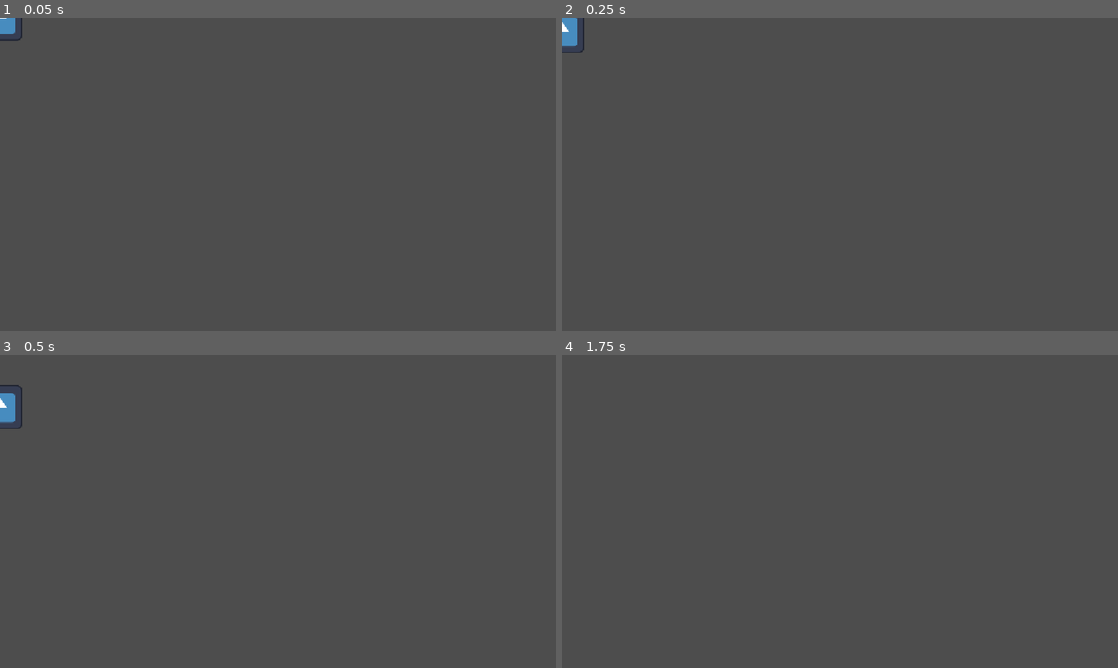
Above: before the commit, frames 1-4 (two rows, left to right).
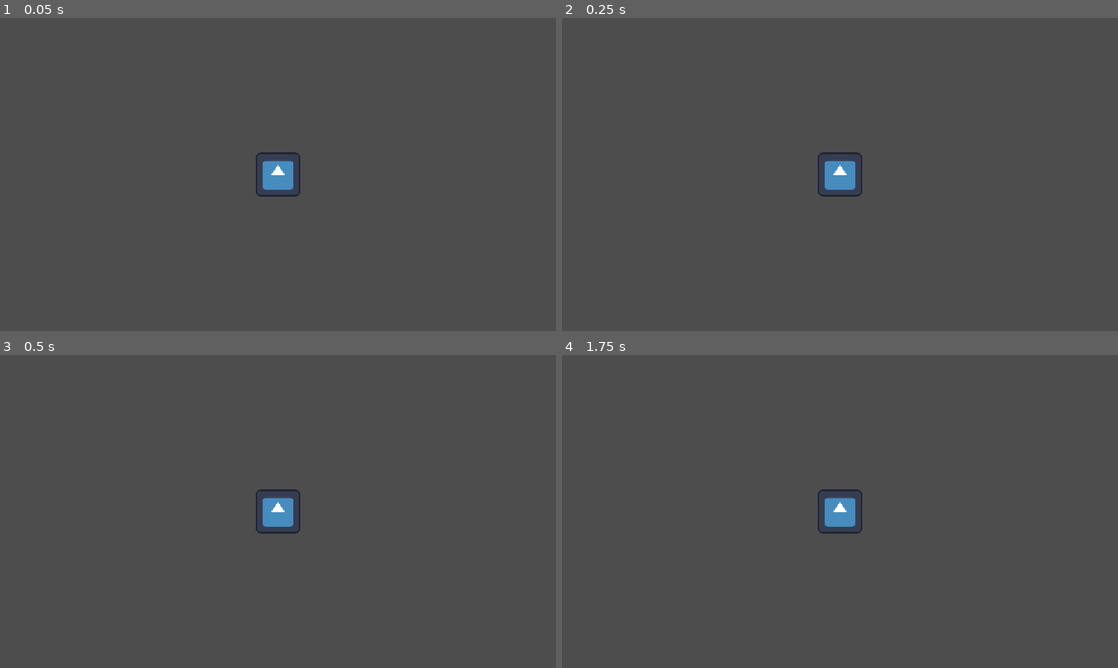
Above: after the commit, the same moments.

Repository: LyrasStuff/GamezThingugh
Game: Godot game, scene res://Assets/Scene/character_body_2d.tscn
Two runs of this game, one before a commit and one after it. Both use one fixed random seed, a clock stepped at 60 frames per second and the inputs below. The project has no main scene, so this scene is started directly. The engine's default icon, where the game draws it, is replaced by a stand-in: a white triangle on a blue panel in a dark square.
Inputs:
- Up to frame 1 (0.05 s): no input
- Up to frame 2 (0.25 s): no input
- Up to frame 3 (0.5 s): no input
- Up to frame 4 (1.75 s): hold D (move right) from 0.53 s (still down); tap Space (jump) at 0.77, 1.52 s

The runs differ from the first frame. In frame 1, 0.8% of the frame differs, in the area x 0-54%, y 0-58%; in frame 2, 0.9%; in frame 3, 1.0%, in the area x 0-54%, y 9-58%; in frame 4, 0.7%.

Commit message:
I think this is important

Diff:
--- a/game-jamice/Assets/Scene/character_body_2d.tscn
+++ b/game-jamice/Assets/Scene/character_body_2d.tscn
@@ -22,3 +22,5 @@
 [node name="CollisionShape2D" type="CollisionShape2D" parent="." unique_id=1043753305]
 position = Vector2(0, 1)
 shape = SubResource("CircleShape2D_g4v7s")
+
+[node name="Camera2D" type="Camera2D" parent="." unique_id=1691395145]
